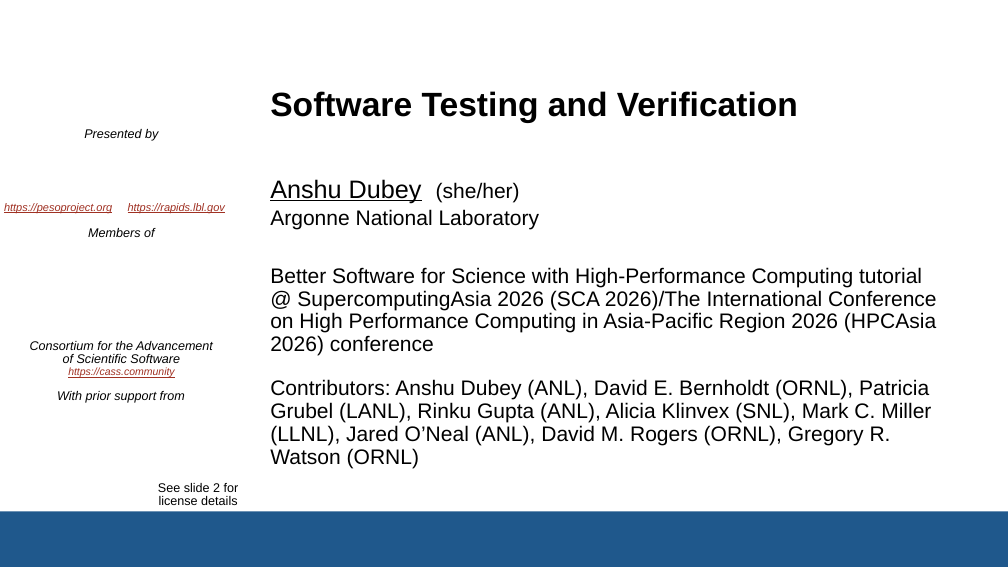
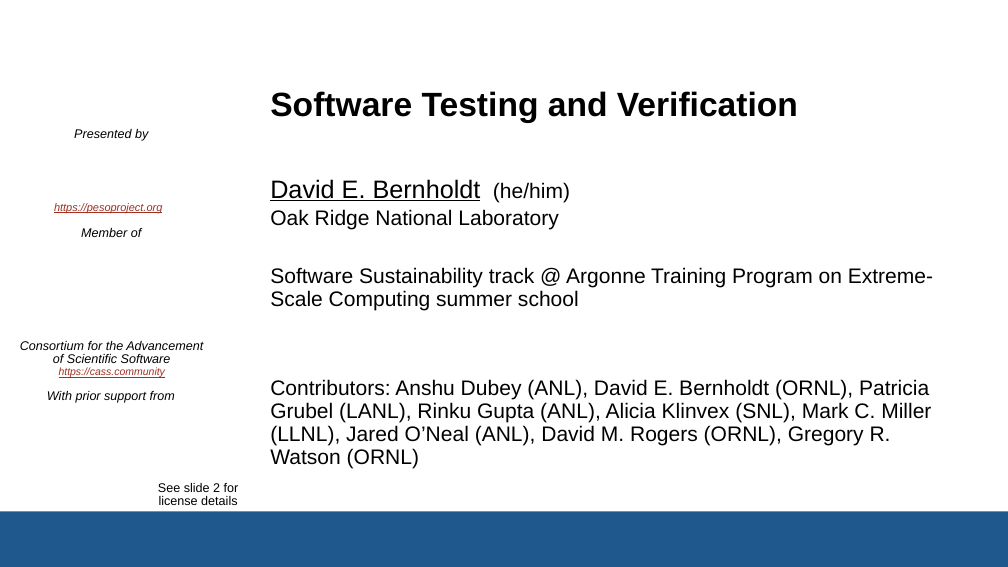
Before and after one commit to bssw-tutorial/presentations, a slide deck: slide 1 of testing.pptx. Drawn at 1008x567 pixels with LibreOffice and Linux fonts; fonts in the diff are those of the drawing; background and template pictures are left out. Boxes give left, top, right and bottom in pixels: in the first picture for what was removed or moved away, otherwise in the second. Text is boxed around its words. In the diff, an @@ line names an element or a change of style, - is before the commit and + after.

Commit message:
Update testing for ATPESC 2026

```diff
--- a/testing.pptx
+++ b/testing.pptx
@@ text at box(270, 179, 481, 201): text changed @@
-Anshu Dubey
+David E. Bernholdt
@@ text "https://pesoproject.org": place and size @@
-text "https://pesoproject.org" at box(4, 203, 112, 213)
+text "https://pesoproject.org" at box(54, 203, 162, 213)
@@ text removed at box(128, 203, 225, 213) @@
-https://rapids.lbl.gov
@@ text at box(270, 209, 558, 229): text changed @@
-Argonne National Laboratory
+Oak Ridge National Laboratory
@@ text at box(493, 182, 570, 203): text changed @@
-(she/her)
+(he/him)
@@ text at box(81, 228, 141, 237): text changed @@
-Members of
+Member of
@@ text at box(270, 267, 933, 310): text changed @@
-Better Software for Science with High-Performance Computing tutorial @ SupercomputingAsia 2026 (SCA 2026)/The International Conference on High Performance Computing in Asia-Pacific Region 2026 (HPCAsia 2026) conference
+Software Sustainability track @ Argonne Training Program on Extreme-Scale Computing summer school
@@ 3 texts: place and size @@
-3 texts at box(30, 129, 213, 403)
+3 texts at box(20, 129, 203, 403)
```
Also in this commit, not shown: 3 other slides changed.
